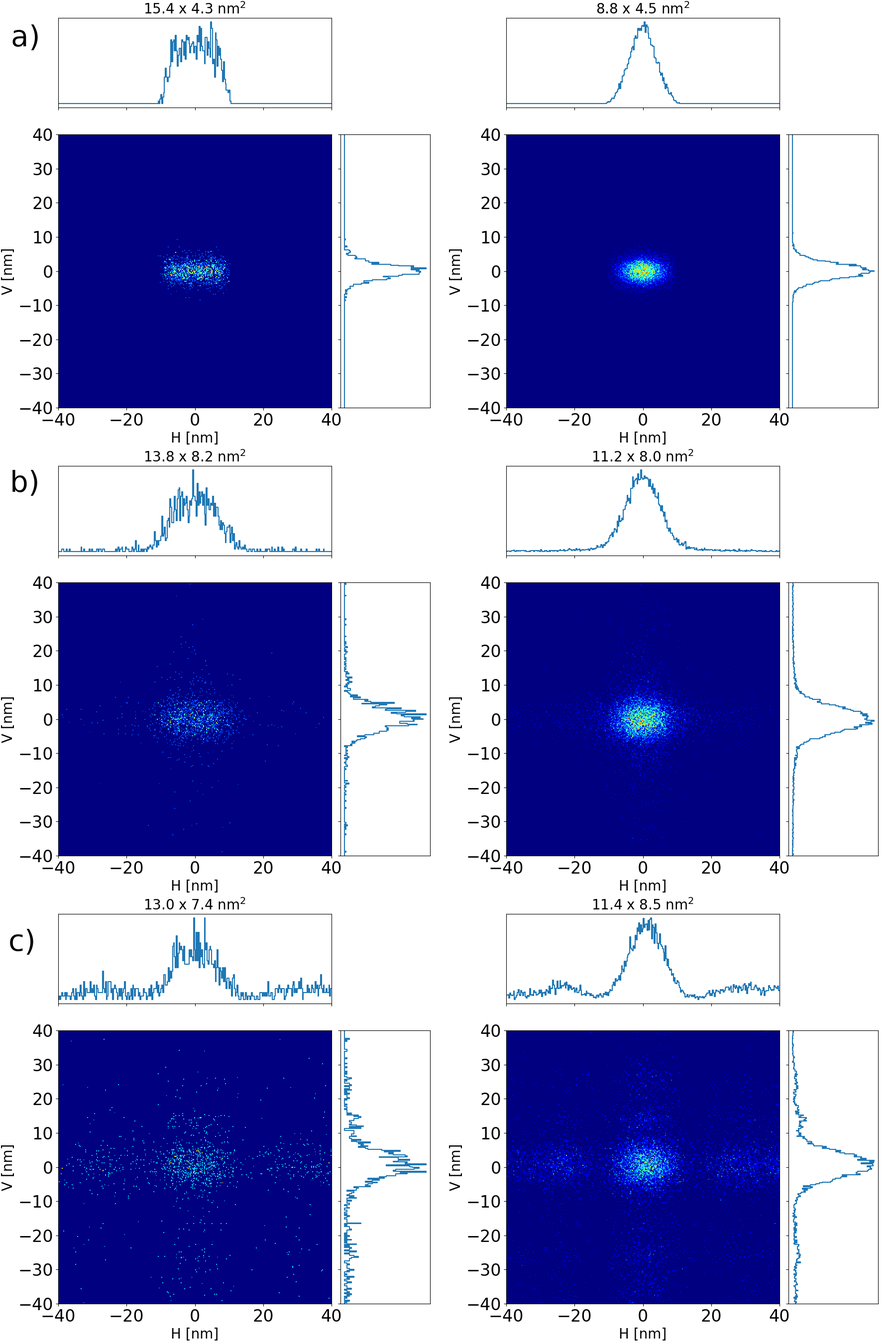
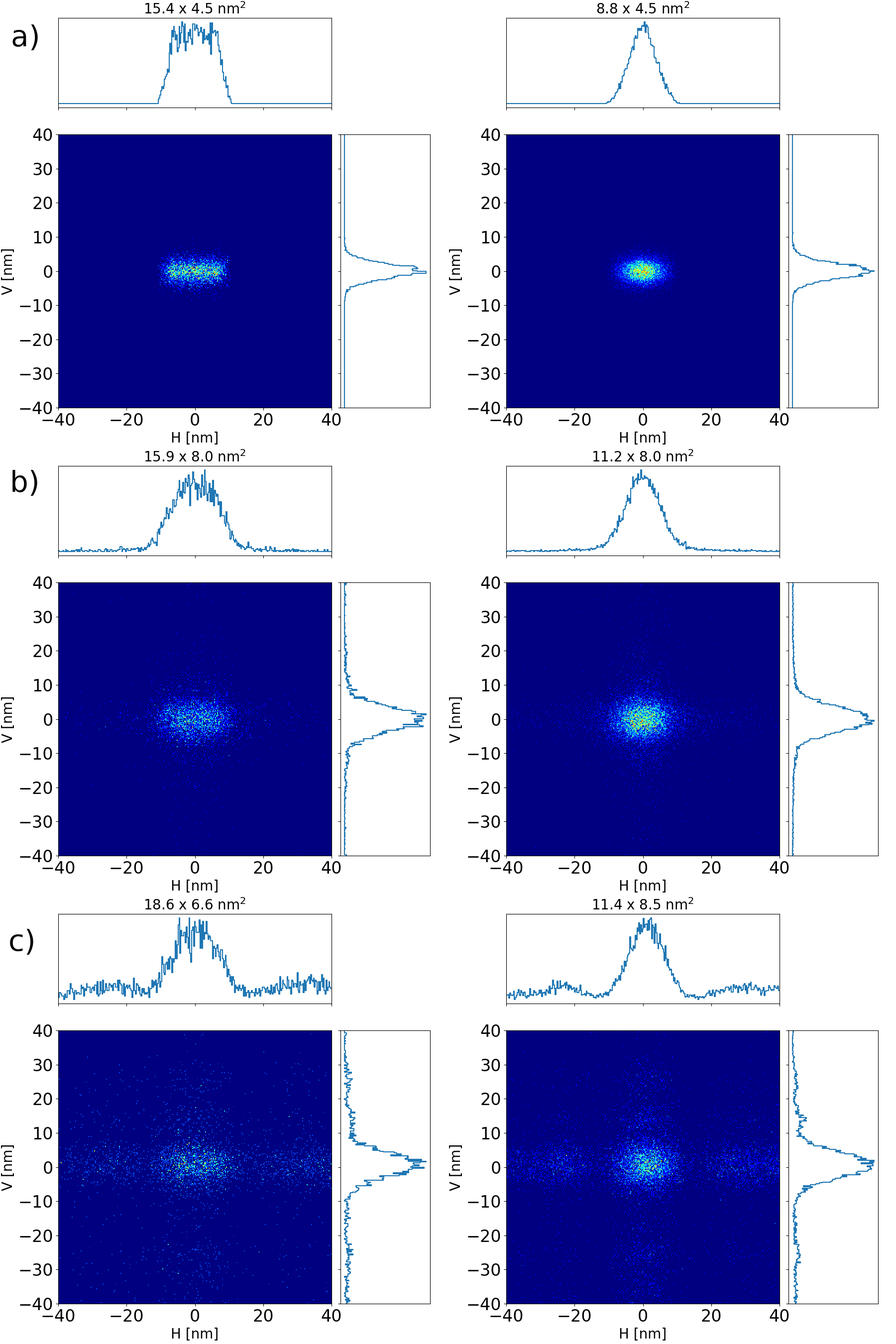
Layer changes from the first 896 x 1344 image to the second:
added layer "figure3.png #1" above "figure3.png" over [58, 2, 427, 1304]
painted on "figure3.png" over [58, 2, 427, 1304]
